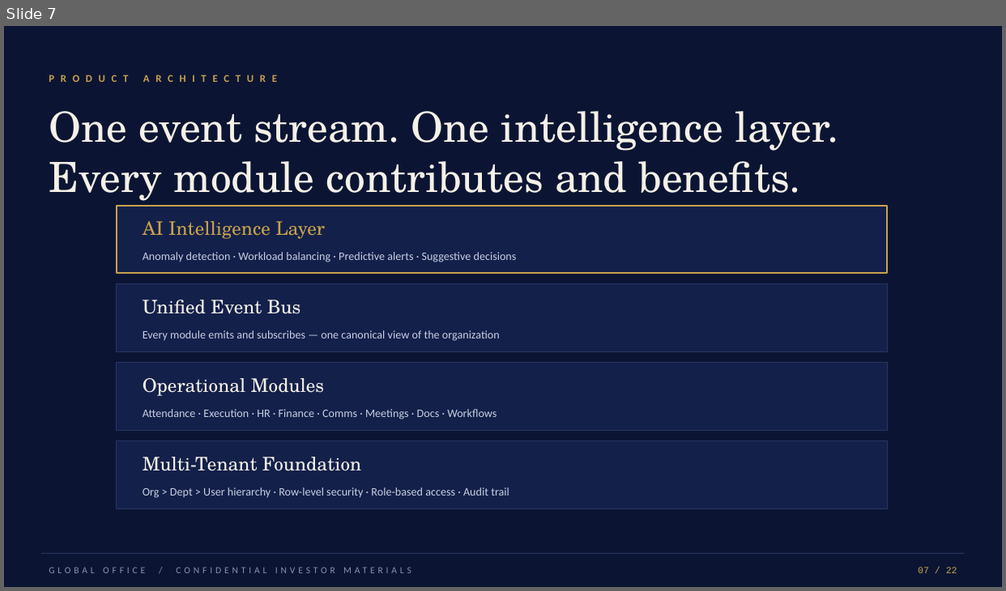
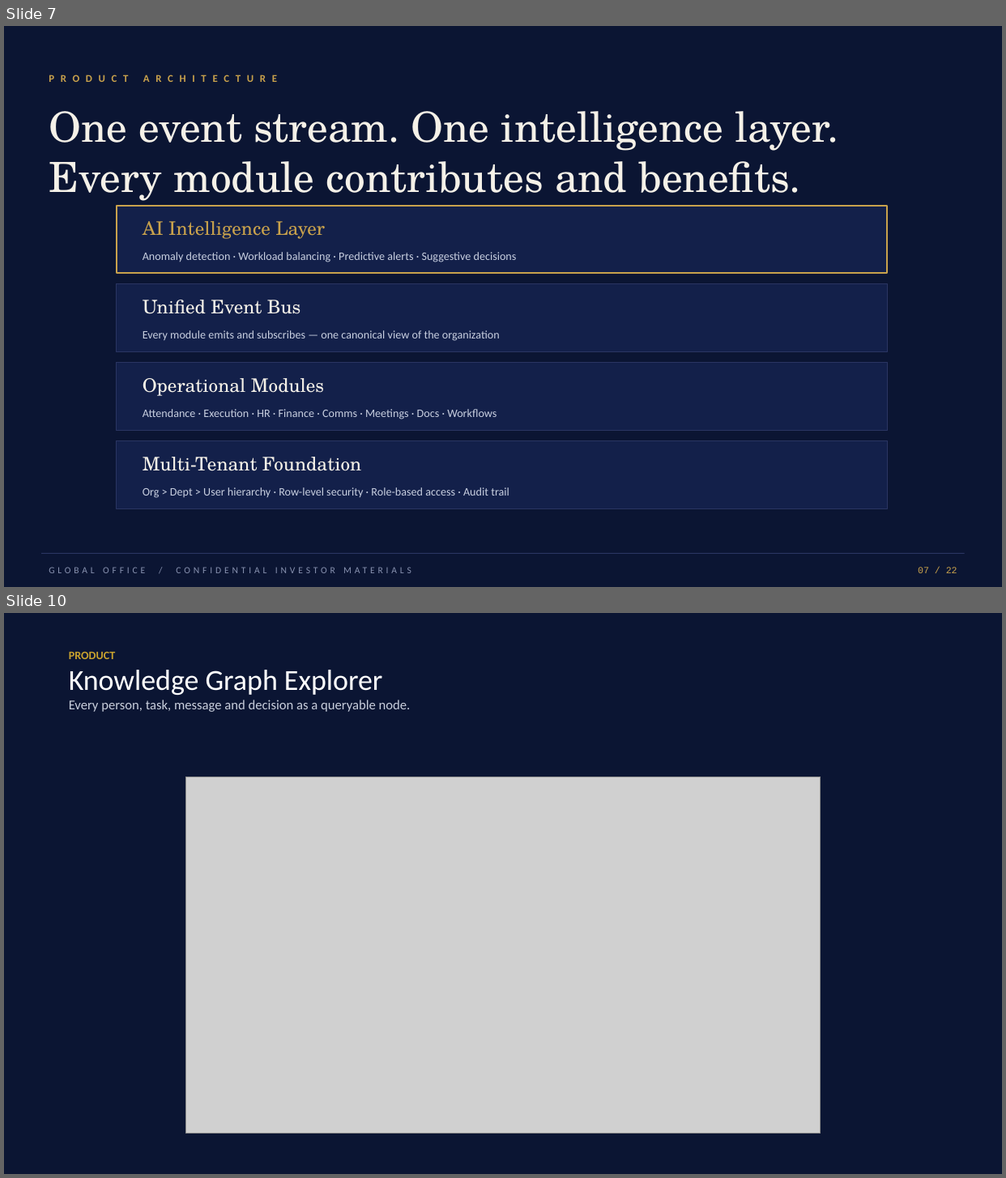
Before and after one commit to Brunny2023/intelligent-office, a slide deck: public/investor-pack/Global-Office-Investor-Deck.pptx. Shown one above the other, each under a label of ours: slide 7 before the commit, slides 7 and 10 after it; the slides between them are not shown. The pictures are 1006x591 and 1006x1178 pixels, drawn with LibreOffice and Linux fonts; fonts in the diff are those of the drawing; grey boxes stand for pictures. Boxes give left, top, right and bottom in pixels: in the first picture for what was removed or moved away, otherwise in the second. Text is boxed around its words. In the diff, an @@ line names an element or a change of style, - is before the commit and + after.

```diff
--- a/public/investor-pack/Global-Office-Investor-Deck.pptx
+++ b/public/investor-pack/Global-Office-Investor-Deck.pptx
@@ slide 10 added at (x1=4, y1=613, x2=1002, y2=1174), background #0B1533 @@
@@ text added at (x1=69, y1=651, x2=411, y2=712), 13 pt, text #C8CEDC @@
+PRODUCT
+Knowledge Graph Explorer
+Every person, task, message and decision as a queryable node.
@@ picture added at (x1=186, y1=777, x2=820, y2=1134) @@
```
Also in this commit, not shown: 4 other slides added.
